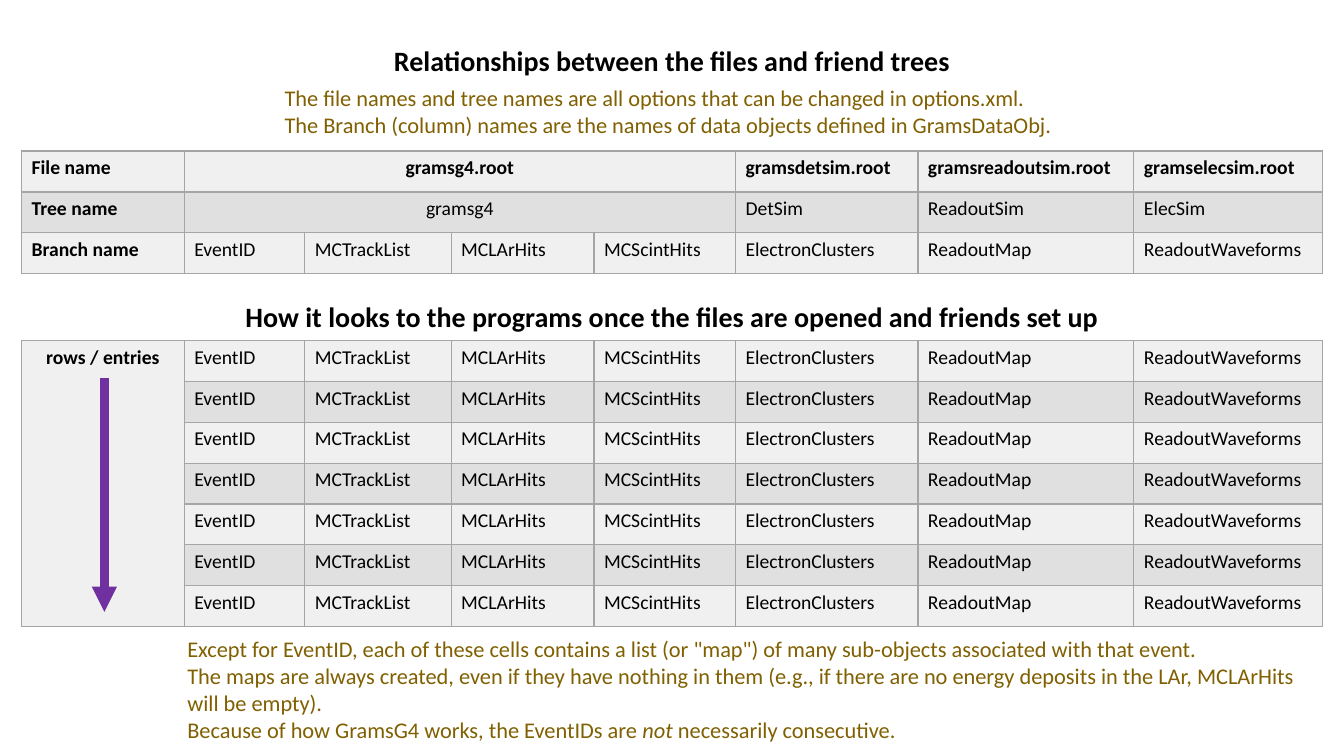
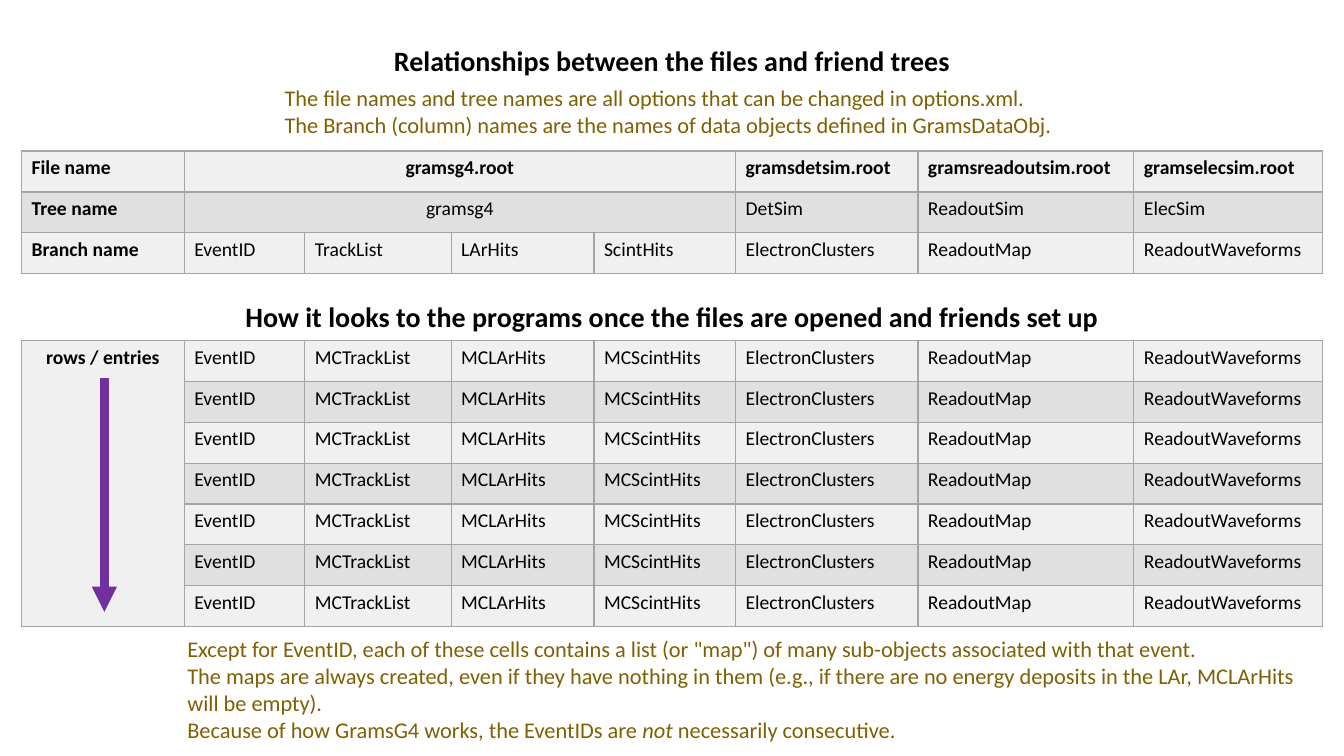
Before and after one commit to wgseligman/GramsSim, a slide deck: slide 1 of GramsDataObj/images/GRAMS_data_objects.pptx. Drawn at 1344x756 pixels with LibreOffice and Linux fonts; fonts in the diff are those of the drawing. Boxes give left, top, right and bottom in pixels: in the first picture for what was removed or moved away, otherwise in the second. Text is boxed around its words. In the diff, an @@ line names an element or a change of style, - is before the commit and + after.

```diff
--- a/GramsDataObj/images/GRAMS_data_objects.pptx
+++ b/GramsDataObj/images/GRAMS_data_objects.pptx
@@ table at [21, 151, 1322, 274] @@
-row 3: Branch name | EventID | MCTrackList | MCLArHits | MCScintHits | ElectronClusters | ReadoutMap | ReadoutWaveforms
+row 3: Branch name | EventID | TrackList | LArHits | ScintHits | ElectronClusters | ReadoutMap | ReadoutWaveforms
```
Also in this commit, not shown: 5 other files.
